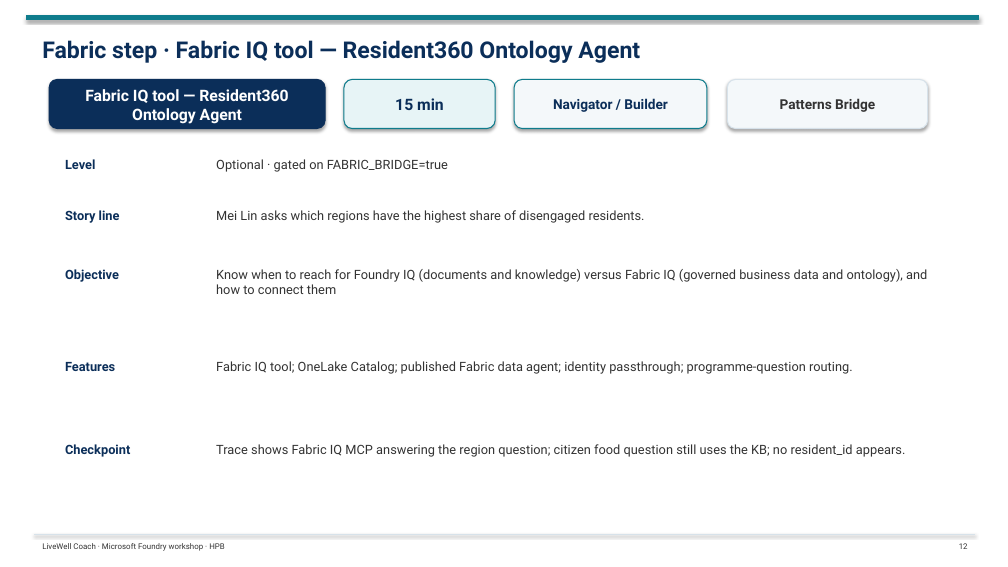
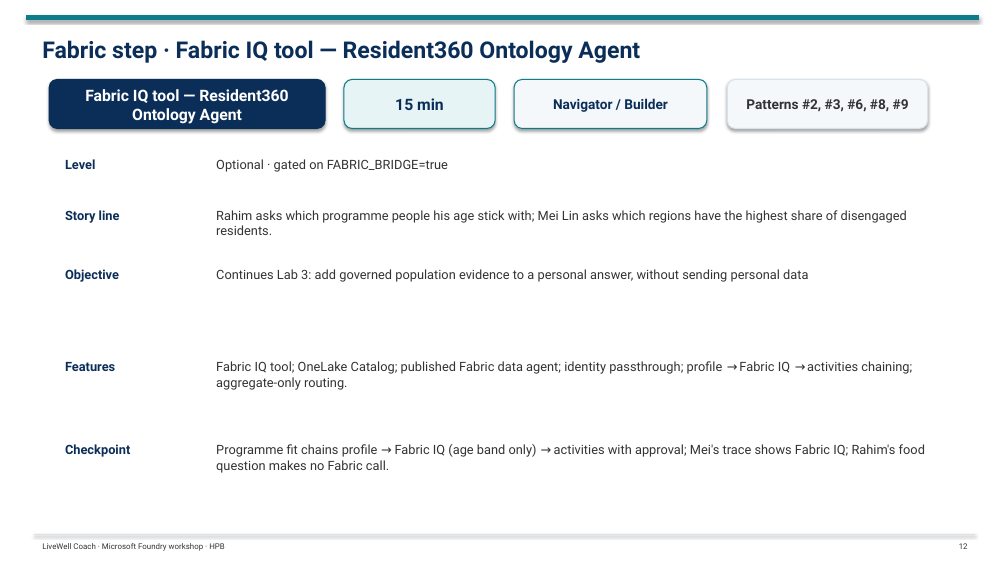
Before and after one commit to tonirex/livewell-foundry-workshop, a slide deck: slide 12 of deck/LiveWell-Foundry-Workshop-Day1.pptx. Drawn at 1008x567 pixels with LibreOffice and Linux fonts; fonts in the diff are those of the drawing. Boxes give left, top, right and bottom in pixels: in the first picture for what was removed or moved away, otherwise in the second. Text is boxed around its words. In the diff, an @@ line names an element or a change of style, - is before the commit and + after.

```diff
--- a/deck/LiveWell-Foundry-Workshop-Day1.pptx
+++ b/deck/LiveWell-Foundry-Workshop-Day1.pptx
@@ text in rounded rectangle at (746, 99, 909, 112): text changed @@
-Patterns Bridge
+Patterns #2, #3, #6, #8, #9
@@ text at (216, 210, 907, 235): text changed @@
-Mei Lin asks which regions have the highest share of disengaged residents.
+Rahim asks which programme people his age stick with; Mei Lin asks which regions have the highest share of disengaged residents.
@@ text at (216, 269, 808, 282): text changed @@
-Know when to reach for Foundry IQ (documents and knowledge) versus Fabric IQ (governed business data and ontology), and how to connect them
+Continues Lab 3: add governed population evidence to a personal answer, without sending personal data
@@ text at (216, 361, 912, 390): text changed @@
-Fabric IQ tool; OneLake Catalog; published Fabric data agent; identity passthrough; programme-question routing.
+Fabric IQ tool; OneLake Catalog; published Fabric data agent; identity passthrough; profile → Fabric IQ → activities chaining; aggregate-only routing.
@@ text at (216, 444, 925, 473): text changed @@
-Trace shows Fabric IQ MCP answering the region question; citizen food question still uses the KB; no resident_id appears.
+Programme fit chains profile → Fabric IQ (age band only) → activities with approval; Mei's trace shows Fabric IQ; Rahim's food question makes no Fabric call.
```
Also in this commit, not shown: 11 other slides changed, 6 other files.
